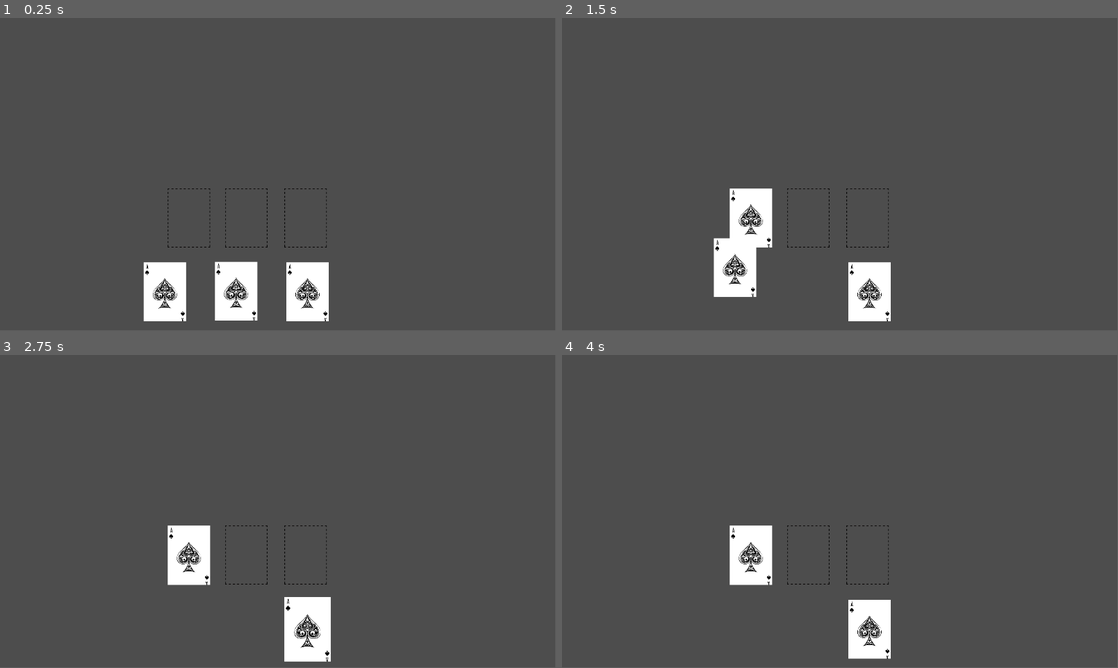
Above: before the commit, frames 1-4 (two rows, left to right).
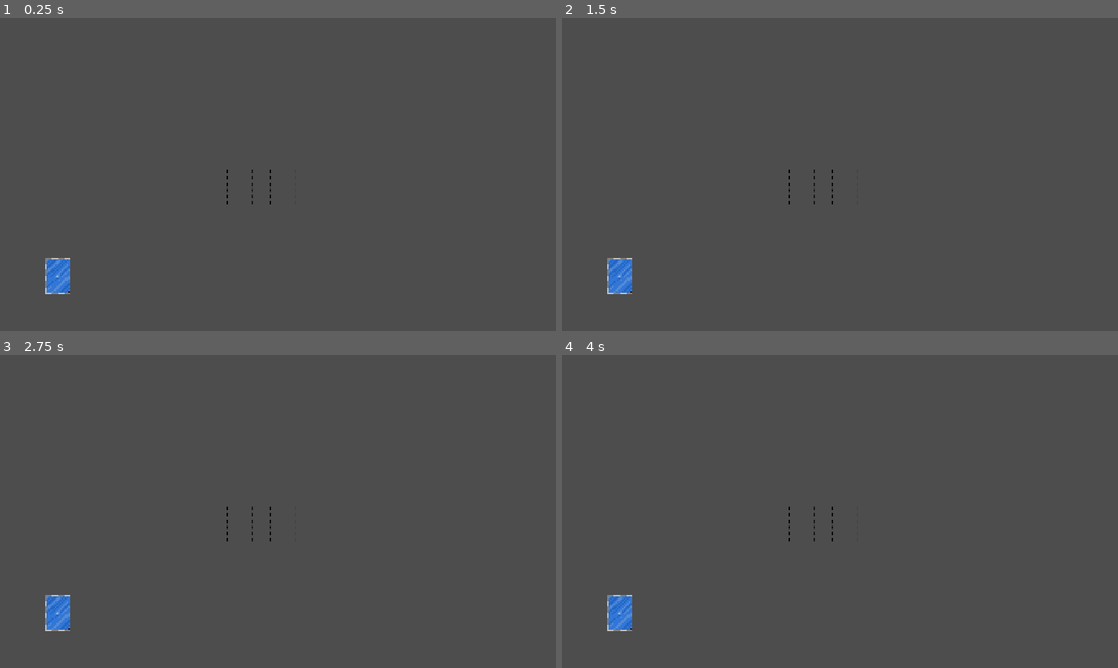
Above: after the commit, the same moments.

Repository: FudoHijiri/netwars
Game: Godot game, scene res://Scenes/main.tscn
The game is run twice, just before and just after one commit, with the same random seed, the same clock (stepped at 60 frames per second) and the same inputs. Before the commit the project starts from res://main.tscn.
Inputs (mouse positions are in pixels of both pictures, inside the frame that each line leads up to):
- Up to frame 1 (0.25 s): no input
- Up to frame 2 (1.5 s): tap Enter at 0.5 s; drag from (795, 290) to (751, 218) at 0.52 s; tap Space at 1.25 s; drag from (728, 293) to (751, 218) at 1.27 s
- Up to frame 3 (2.75 s): move the mouse to (305, 630) at 2.02 s; click (305, 630) at 2.17 s
- Up to frame 4 (4 s): tap Enter at 2.75 s; drag from (812, 574) to (673, 464) at 2.77 s; tap Space at 3.5 s; move the mouse to (1006, 558) at 3.52 s; click (1006, 558) at 3.67 s
In our replay, the window is 799x449 before the commit and 800x450 after it. These sizes can differ from the game's own. Grey fills any space a smaller window leaves; there, only what the larger window draws over its background counts as a difference.

The runs differ from the first frame. In frame 1, 4.9% of the frame differs, in the area x 8-60%, y 48-97%; in frame 2, 4.7%; in frame 3, 3.8%; in frame 4, 3.5%.

Commit message:
Update for Player hand and deck

Diff:
--- a/Card.tscn
+++ b/Scenes/Card.tscn
@@ -1,12 +1,13 @@
 [gd_scene format=3 uid="uid://btr7nhsyst1bt"]
 
-[ext_resource type="Texture2D" uid="uid://br3rmtdok3vqx" path="res://Ace Playing Cards Tattoo Design.jpg" id="1_dd2wi"]
-[ext_resource type="Script" uid="uid://b8svusr3liwc0" path="res://Card.gd" id="1_hael8"]
+[ext_resource type="Texture2D" uid="uid://br3rmtdok3vqx" path="res://Assets/Ace Playing Cards Tattoo Design.jpg" id="1_dd2wi"]
+[ext_resource type="Script" uid="uid://b8svusr3liwc0" path="res://Scripts/Card.gd" id="1_hael8"]
 
 [sub_resource type="RectangleShape2D" id="RectangleShape2D_hael8"]
 size = Vector2(88, 123)
 
 [node name="Card" type="Node2D" unique_id=1932113617]
+position = Vector2(200, 890)
 script = ExtResource("1_hael8")
 
 [node name="CardImage" type="Sprite2D" parent="." unique_id=467253846]
--- a/CardSlot.tscn
+++ b/Scenes/CardSlot.tscn
@@ -1,6 +1,6 @@
 [gd_scene format=3 uid="uid://dxa6gfcj7amfr"]
 
-[ext_resource type="Texture2D" uid="uid://d33p1sgg8in6y" path="res://CardSlot.png" id="1_5tl20"]
+[ext_resource type="Texture2D" uid="uid://d33p1sgg8in6y" path="res://Assets/CardSlot.png" id="1_5tl20"]
 
 [sub_resource type="RectangleShape2D" id="RectangleShape2D_5tl20"]
 size = Vector2(88, 122)
--- /dev/null
+++ b/Scenes/Deck.tscn
@@ -0,0 +1,28 @@
+[gd_scene format=3 uid="uid://dqk7rrqo3v0de"]
+
+[ext_resource type="Texture2D" uid="uid://ccfmnpjtbwmu7" path="res://Assets/BackCard.png" id="1_57cf8"]
+
+[sub_resource type="RectangleShape2D" id="RectangleShape2D_0g7pp"]
+size = Vector2(88, 124)
+
+[node name="Deck" type="Node2D" unique_id=820171580]
+
+[node name="Sprite2D" type="Sprite2D" parent="." unique_id=2031185877]
+z_index = -2
+position = Vector2(3.8146973e-06, -1.9073486e-06)
+scale = Vector2(0.23157898, 0.21836564)
+texture = ExtResource("1_57cf8")
+
+[node name="Area2D" type="Area2D" parent="." unique_id=1170194740]
+collision_layer = 4
+collision_mask = 4
+
+[node name="CollisionShape2D" type="CollisionShape2D" parent="Area2D" unique_id=2137436238]
+shape = SubResource("RectangleShape2D_0g7pp")
+
+[node name="RichTextLabel" type="RichTextLabel" parent="." unique_id=1476843498]
+z_index = -2
+offset_left = -4.0
+offset_top = -13.0
+offset_right = 36.0
+offset_bottom = 27.0
--- /dev/null
+++ b/Scenes/InputManager.gd
@@ -0,0 +1,40 @@
+extends Node2D
+
+signal left_mouse_button_clicked
+signal left_mouse_button_released
+
+const COLLISION_MASK_CARD = 1
+const COLLISION_MASK_DECK = 4
+
+var card_manager_reference
+var deck_reference
+
+func _ready() -> void:
+	card_manager_reference = $"../CardManager"
+	deck_reference = $"../Deck"
+
+
+
+func _input(event):
+	if event is InputEventMouseButton and event.button_index == MOUSE_BUTTON_LEFT:
+		if event.is_pressed():
+			emit_signal("left_mouse_button_clicked")
+			raycast_at_cursor()
+		else:
+			emit_signal("left_mouse_button_released")
+
+
+func raycast_at_cursor():
+	var space_state = get_world_2d().direct_space_state
+	var parameters = PhysicsPointQueryParameters2D.new()
+	parameters.position = get_viewport().get_mouse_position()
+	parameters.collide_with_areas = true
+	var result = space_state.intersect_point(parameters)
+	if result.size() > 0:
+		var result_collision_mask = result[0].collider.collision_mask
+		if result_collision_mask == COLLISION_MASK_CARD:
+			var card_found = result[0].collider.get_parent()
+			if card_found:
+				card_manager_reference.start_drag(card_found)
+		elif result_collision_mask == COLLISION_MASK_DECK:
+			deck_reference.draw_card()
--- /dev/null
+++ b/Scenes/deck.gd
@@ -0,0 +1,25 @@
+extends Node2D
+
+const CARD_DRAW_SPEED = 0.14159
+
+var player_deck = ["Virus", "Virus", "Virus"]
+# Called when the node enters the scene tree for the first time.
+func _ready() -> void:
+	$RichTextLabel.text = str(player_deck.size())
+
+
+
+func draw_card():
+	var card_drawn = player_deck[0]
+	player_deck.erase(card_drawn)
+
+	if player_deck.size() == 0:
+		$Area2D/CollisionShape2D.disabled = true
+		$Sprite2D.visible = false
+		$RichTextLabel.visible = false
+
+	$RichTextLabel.text = str(player_deck.size())
+	var new_card = preload("res://Scenes/Card.tscn").instantiate()
+	$"../CardManager".add_child(new_card)
+	new_card.name = "Card"
+	$"../PlayerHand".add_card_to_hand(new_card, CARD_DRAW_SPEED)
--- /dev/null
+++ b/Scenes/main.tscn
@@ -0,0 +1,36 @@
+[gd_scene format=3 uid="uid://bckpk3316seir"]
+
+[ext_resource type="Script" uid="uid://uy1pn5l75ejs" path="res://Scripts/CardManager.gd" id="1_0xm2m"]
+[ext_resource type="PackedScene" uid="uid://dxa6gfcj7amfr" path="res://Scenes/CardSlot.tscn" id="3_1bvp3"]
+[ext_resource type="Script" uid="uid://r711jnfq2qhn" path="res://Scripts/playerhand.gd" id="4_1bvp3"]
+[ext_resource type="Script" uid="uid://d30mqxvlplm4x" path="res://Scripts/CardSlot.gd" id="4_lquwl"]
+[ext_resource type="PackedScene" uid="uid://dqk7rrqo3v0de" path="res://Scenes/Deck.tscn" id="5_21xkr"]
+[ext_resource type="Script" uid="uid://c48mg3wer8unf" path="res://Scenes/deck.gd" id="6_6bp64"]
+[ext_resource type="Script" uid="uid://cfiw5p8k0kgda" path="res://Scenes/InputManager.gd" id="7_6bp64"]
+
+[node name="Main" type="Node2D" unique_id=560775499]
+
+[node name="CardManager" type="Node2D" parent="." unique_id=136925313]
+script = ExtResource("1_0xm2m")
+
+[node name="CardSlot" parent="." unique_id=808867315 instance=ExtResource("3_1bvp3")]
+position = Vector2(828, 584)
+script = ExtResource("4_lquwl")
+
+[node name="CardSlot2" parent="." unique_id=606231896 instance=ExtResource("3_1bvp3")]
+position = Vector2(978, 584)
+script = ExtResource("4_lquwl")
+
+[node name="CardSlot3" parent="." unique_id=1349648705 instance=ExtResource("3_1bvp3")]
+position = Vector2(1128, 584)
+script = ExtResource("4_lquwl")
+
+[node name="PlayerHand" type="Node2D" parent="." unique_id=1411417588]
+script = ExtResource("4_1bvp3")
+
+[node name="Deck" parent="." unique_id=820171580 instance=ExtResource("5_21xkr")]
+position = Vector2(200, 890)
+script = ExtResource("6_6bp64")
+
+[node name="InputManager" type="Node2D" parent="." unique_id=1463073067]
+script = ExtResource("7_6bp64")
--- a/Card.gd
+++ b/Scripts/Card.gd
@@ -2,6 +2,9 @@
 
 signal hovered
 signal hovered_off
+
+var first_position
+
 # Called when the node enters the scene tree for the first time.
 func _ready() -> void:
 	get_parent().connect_card_signals(self)
--- a/CardManager.gd
+++ b/Scripts/CardManager.gd
@@ -2,15 +2,19 @@
 
 const COLLISION_MASK_CARD = 1
 const COLLISION_MASK_CARD_SLOT = 2
+const DEFAULT_CARD_MOVE_SPEED = 0.1
+
 var screen_size
 var card_being_dragged
 var drag_offset = Vector2.ZERO
 var is_hovering_on_card
+var player_hand_reference
 
 # Called when the node enters the scene tree for the first time.
 func _ready() -> void:
 	screen_size = get_viewport_rect().size
-
+	player_hand_reference = $"../PlayerHand"
+	$"../InputManager".connect("left_mouse_button_released", on_left_click_released)
 
 # Called every frame. 'delta' is the elapsed time since the previous frame.
 func _process(delta: float) -> void:
@@ -18,17 +22,6 @@
 		var mouse_position = get_global_mouse_position()
 		card_being_dragged.position = Vector2(clamp(mouse_position.x, 0, screen_size.x),
 		clamp(mouse_position.y, 0, screen_size.y))
-
-func _input(event):
-	if event is InputEventMouseButton and event.button_index == MOUSE_BUTTON_LEFT:
-		if event.is_pressed():
-			var card = raycast_check_for_card()
-			if card:
-				start_drag(card)
-
-		else:
-			if card_being_dragged:
-				finish_drag()
 
 func start_drag(card):
 	card_being_dragged = card
@@ -38,15 +31,23 @@
 	card_being_dragged.scale = Vector2(1.10, 1.10)
 	var card_slot_found = raycast_check_for_card_slot()
 	if card_slot_found and not card_slot_found.card_in_slot:
+		player_hand_reference.remove_card_from_hand(card_being_dragged)
 		card_being_dragged.position = card_slot_found.position
 		card_being_dragged.get_node("Area2D/CollisionShape2D").disabled = true
 		card_slot_found.card_in_slot = true
+	else:
+		player_hand_reference.add_card_to_hand(card_being_dragged, DEFAULT_CARD_MOVE_SPEED)
 	card_being_dragged = null
 
 
 func connect_card_signals(card):
 	card.connect("hovered", on_hovered_over_card)
 	card.connect("hovered_off", on_hovered_off_card)
+
+func on_left_click_released():
+	if card_being_dragged:
+		finish_drag()
+
 
 func on_hovered_over_card(card):
 	if !is_hovering_on_card:
--- /dev/null
+++ b/Scripts/playerhand.gd
@@ -0,0 +1,43 @@
+extends Node2D
+
+
+const CARD_WIDTH = 100
+const HAND_Y_POSITION = 890
+const DEFAULT_CARD_MOVE_SPEED = 0.1
+
+var player_hand = []
+var center_screen_x
+
+# Called when the node enters the scene tree for the first time.
+func _ready() -> void:
+	center_screen_x = get_viewport().size.x / 2
+
+
+
+func add_card_to_hand(card, speed):
+	if card not in player_hand:
+		player_hand.insert(0, card)
+		update_hand_position(speed)
+	else:
+		animate_card_to_position(card, card.first_position, DEFAULT_CARD_MOVE_SPEED)
+
+func update_hand_position(speed):
+	for i in range(player_hand.size()):
+		var new_position = Vector2(calculate_card_position(i), HAND_Y_POSITION)
+		var card = player_hand[i]
+		card.first_position = new_position
+		animate_card_to_position(card, new_position, speed)
+
+func calculate_card_position(index):
+	var x_offset = (player_hand.size() - 1) * CARD_WIDTH
+	var position_x = center_screen_x + index * CARD_WIDTH - x_offset / 2
+	return position_x
+
+func animate_card_to_position(card, new_position, speed):
+	var tween = get_tree().create_tween()
+	tween.tween_property(card, "position", new_position, speed)
+
+func remove_card_from_hand(card):
+	if card in player_hand:
+		player_hand.erase(card)
+		update_hand_position(DEFAULT_CARD_MOVE_SPEED)
--- a/main.tscn
+++ /dev/null
@@ -1,32 +0,0 @@
-[gd_scene format=3 uid="uid://bckpk3316seir"]
-
-[ext_resource type="Script" uid="uid://uy1pn5l75ejs" path="res://CardManager.gd" id="1_0xm2m"]
-[ext_resource type="PackedScene" uid="uid://btr7nhsyst1bt" path="res://Card.tscn" id="2_h2yge"]
-[ext_resource type="PackedScene" uid="uid://dxa6gfcj7amfr" path="res://CardSlot.tscn" id="3_1bvp3"]
-[ext_resource type="Script" uid="uid://d30mqxvlplm4x" path="res://CardSlot.gd" id="4_lquwl"]
-
-[node name="Main" type="Node2D" unique_id=560775499]
-
-[node name="CardManager" type="Node2D" parent="." unique_id=136925313]
-script = ExtResource("1_0xm2m")
-
-[node name="Card" parent="CardManager" unique_id=1932113617 instance=ExtResource("2_h2yge")]
-position = Vector2(490, 567)
-
-[node name="Card2" parent="CardManager" unique_id=471154044 instance=ExtResource("2_h2yge")]
-position = Vector2(342, 568)
-
-[node name="Card3" parent="CardManager" unique_id=1545991206 instance=ExtResource("2_h2yge")]
-position = Vector2(638, 568)
-
-[node name="CardSlot" parent="." unique_id=808867315 instance=ExtResource("3_1bvp3")]
-position = Vector2(392, 415)
-script = ExtResource("4_lquwl")
-
-[node name="CardSlot2" parent="." unique_id=606231896 instance=ExtResource("3_1bvp3")]
-position = Vector2(511, 415)
-script = ExtResource("4_lquwl")
-
-[node name="CardSlot3" parent="." unique_id=1349648705 instance=ExtResource("3_1bvp3")]
-position = Vector2(634, 415)
-script = ExtResource("4_lquwl")
--- a/project.godot
+++ b/project.godot
@@ -13,7 +13,13 @@
 config/name="Netwars"
 run/main_scene="uid://bckpk3316seir"
 config/features=PackedStringArray("4.6", "Forward Plus")
-config/icon="res://icon.svg"
+config/icon="res://Assets/icon.svg"
+
+[display]
+
+window/size/viewport_width=1920
+window/size/viewport_height=1080
+window/stretch/mode="canvas_items"
 
 [physics]
 
Renamed: Ace Playing Cards Tattoo Design.jpg -> Assets/Ace Playing Cards Tattoo Design.jpg
Not shown, added: Assets/Ace Playing Cards Tattoo Design.jpg.import
Binary file added: Assets/BackCard.png
Not shown, changed: Assets/BackCard.png.import
Renamed: CardSlot.png -> Assets/CardSlot.png
Not shown, changed: Assets/CardSlot.png.import
Renamed: icon.svg -> Assets/icon.svg
Not shown, changed: Assets/icon.svg.import
Not shown, added: Scenes/InputManager.gd.uid
Not shown, added: Scenes/deck.gd.uid
Renamed: Card.gd.uid -> Scripts/Card.gd.uid
Renamed: CardManager.gd.uid -> Scripts/CardManager.gd.uid
(and 3 more such lines)
